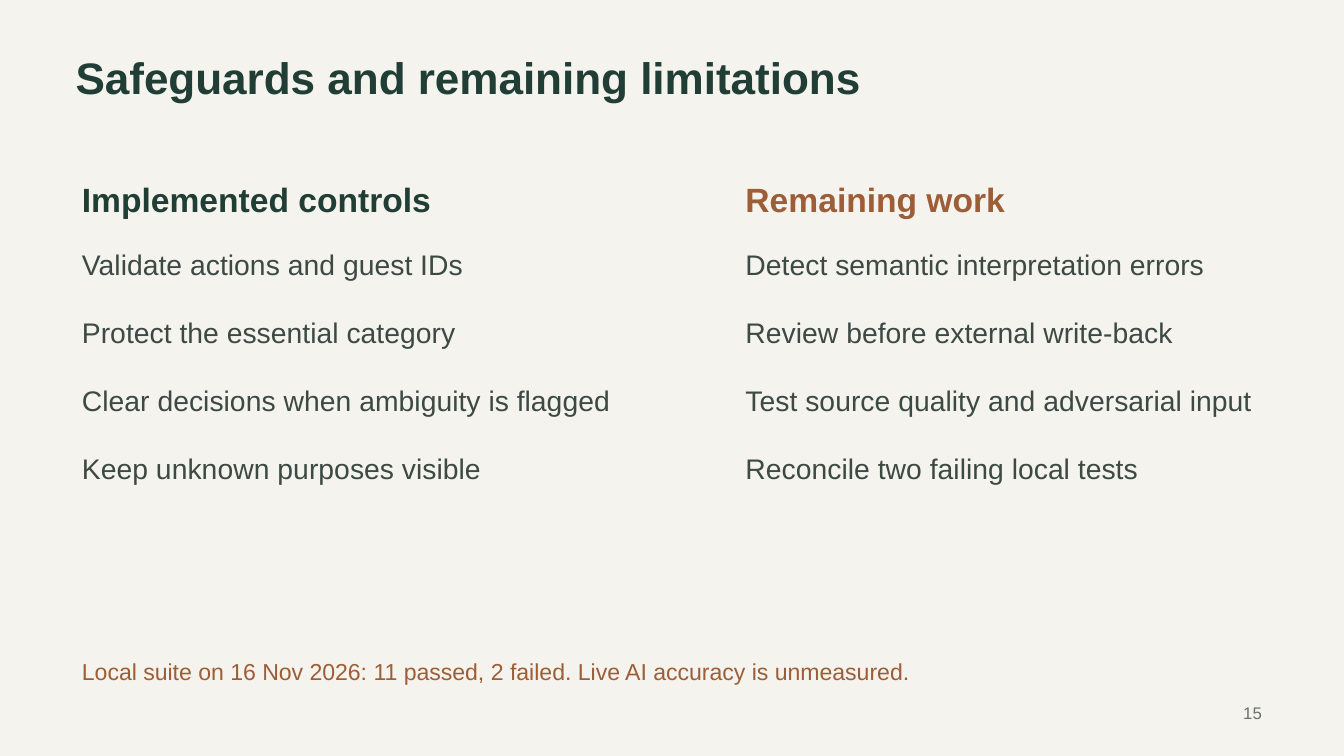
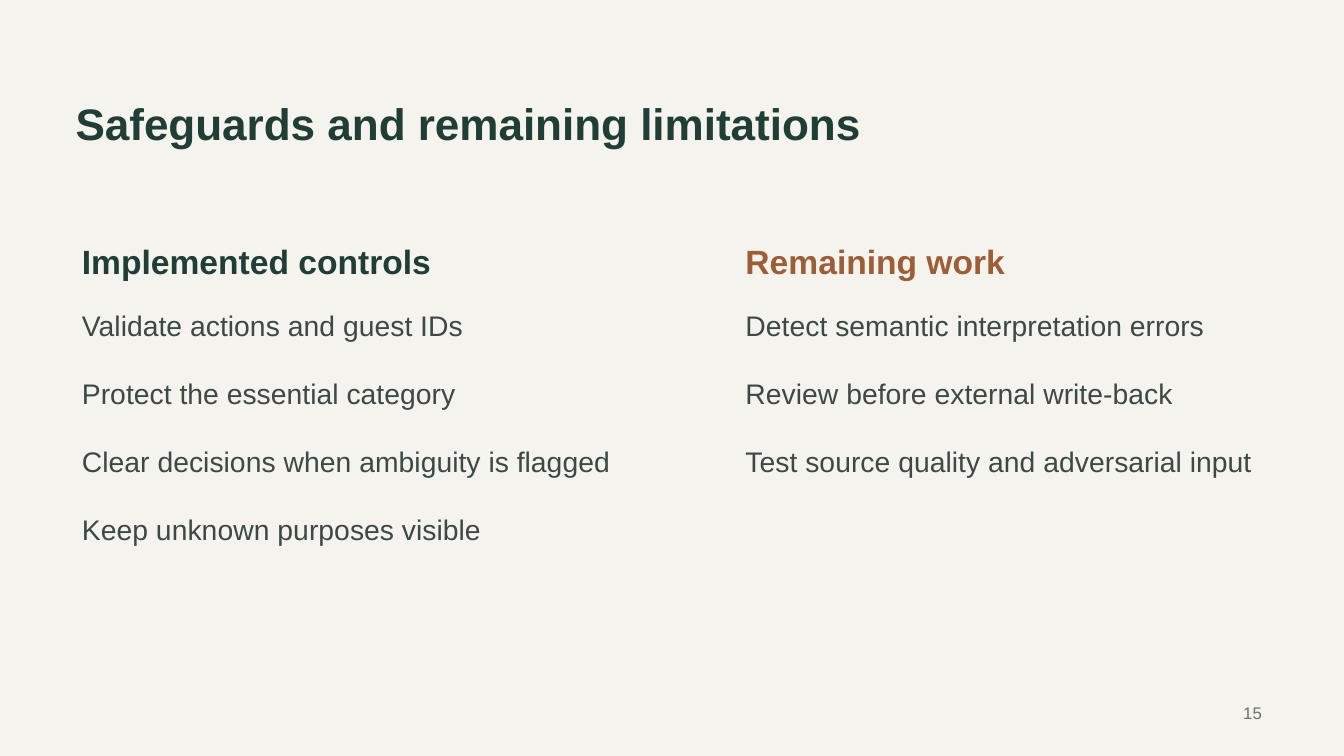
Before and after one commit to CXl0l0/cookiehome, a slide deck: slide 15 of output/presentation-expanded/Cookie_Homes_Presentation_Updated.pptx. Drawn at 1344x756 pixels with LibreOffice and Linux fonts; fonts in the diff are those of the drawing. Boxes give left, top, right and bottom in pixels: in the first picture for what was removed or moved away, otherwise in the second. Text is boxed around its words. In the diff, an @@ line names an element or a change of style, - is before the commit and + after.

```diff
--- a/output/presentation-expanded/Cookie_Homes_Presentation_Updated.pptx
+++ b/output/presentation-expanded/Cookie_Homes_Presentation_Updated.pptx
@@ text "Safeguards and remaining limitations": place and size @@
-text "Safeguards and remaining limitations" at box(76, 62, 860, 103)
+text "Safeguards and remaining limitations" at box(76, 108, 860, 149)
@@ 4 texts: place and size @@
-4 texts at box(82, 187, 1251, 485)
+4 texts at box(82, 249, 1251, 546)
@@ text at box(745, 458, 1138, 485): paragraph removed @@
-Reconcile two failing local tests
@@ text removed at box(82, 663, 909, 685) @@
-Local suite on 16 Nov 2026: 11 passed, 2 failed. Live AI accuracy is unmeasured.
```
Also in this commit, not shown: 18 other slides changed, 2 slides added, 2 slides removed, 1 other file.
